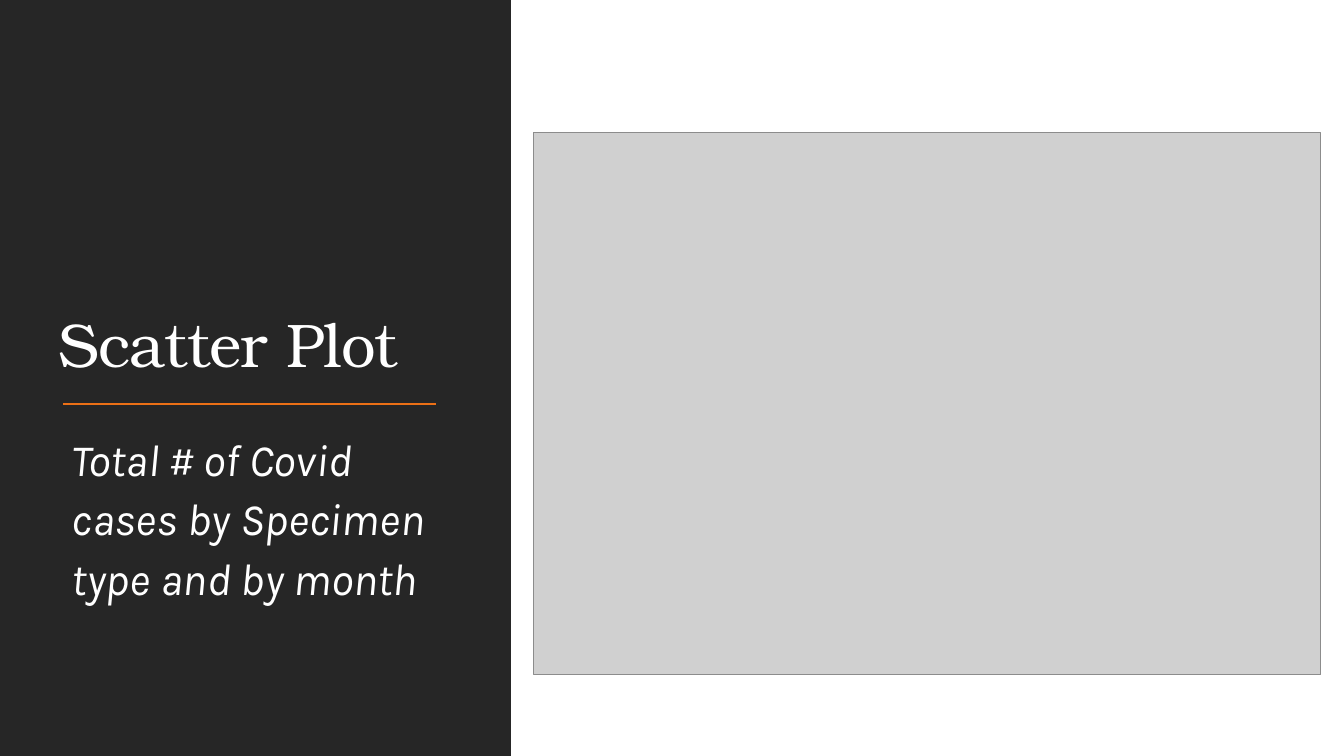
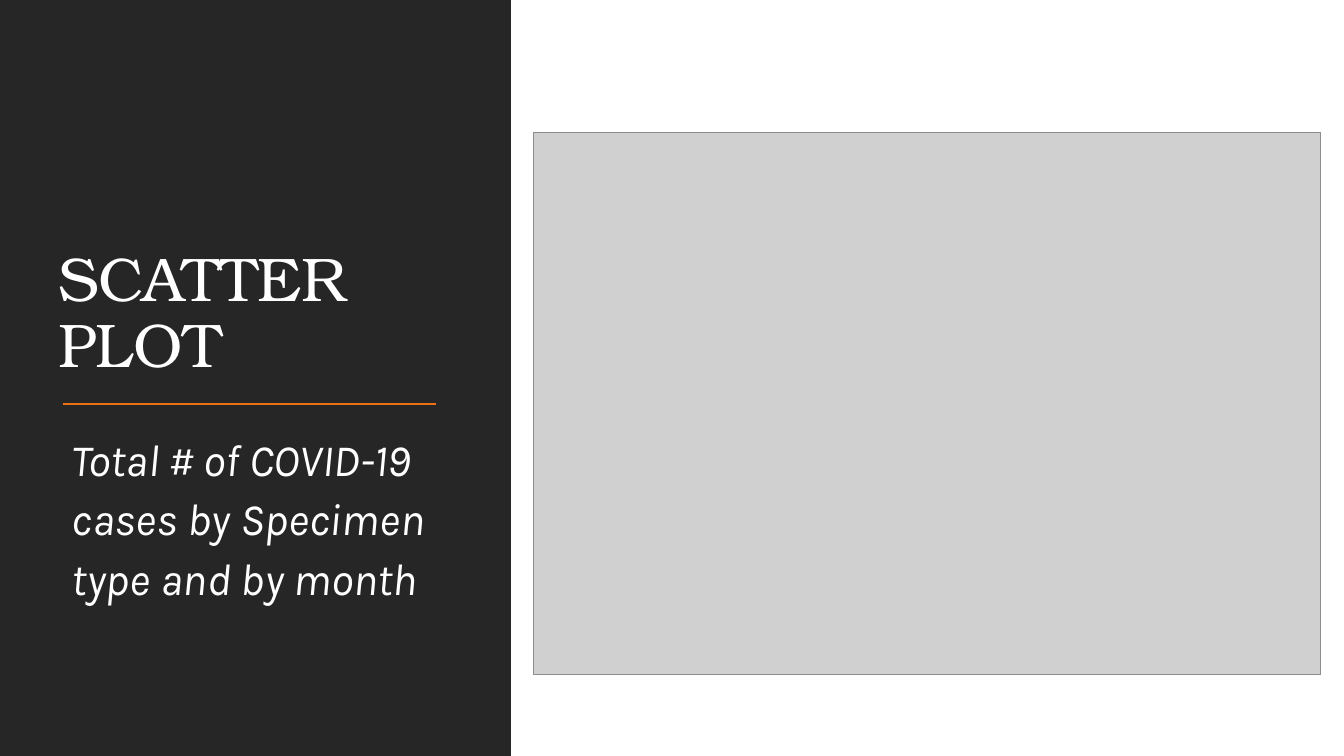
Before and after one commit to mgmboyd/DataAnalytics-Project3, a slide deck: slide 21 of Data Analytics- Project3 Team7 Final Draft.pptx. Drawn at 1344x756 pixels with LibreOffice and Linux fonts; fonts in the diff are those of the drawing; grey boxes stand for pictures. Boxes give left, top, right and bottom in pixels: in the first picture for what was removed or moved away, otherwise in the second. Text is boxed around its words. In the diff, an @@ line names an element or a change of style, - is before the commit and + after.

```diff
--- a/Data Analytics- Project3 Team7 Final Draft.pptx
+++ b/Data Analytics- Project3 Team7 Final Draft.pptx
@@ title at box(58, 258, 345, 368): text changed @@
-Scatter Plot
+SCATTER
+PLOT
@@ text at box(71, 445, 425, 606): text changed @@
-Total # of Covid cases by Specimen type and by month
+Total # of COVID-19 cases by Specimen type and by month
```
Also in this commit, not shown: 14 other slides changed, 2 slides added, 1 slide removed.
